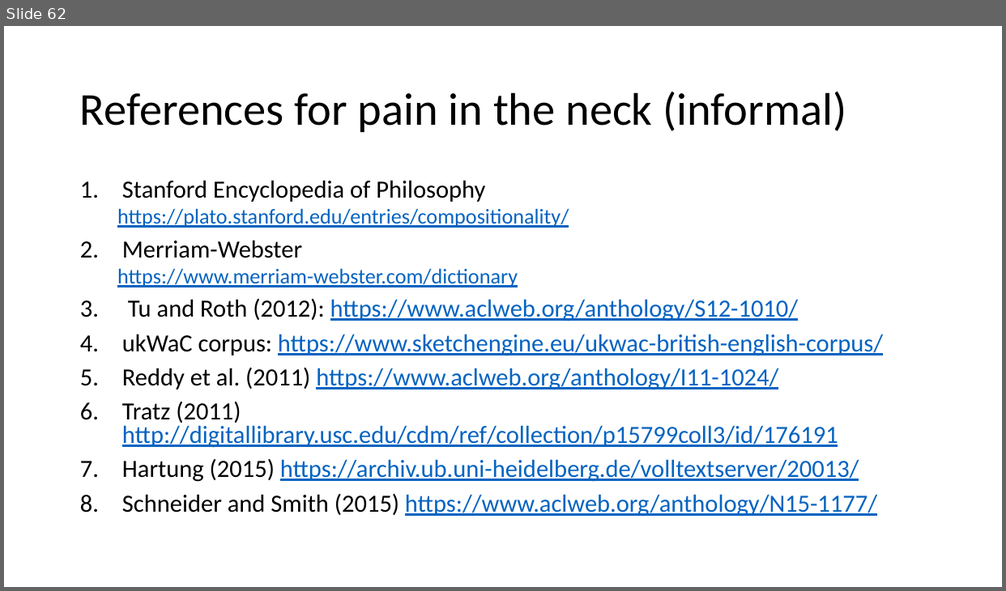
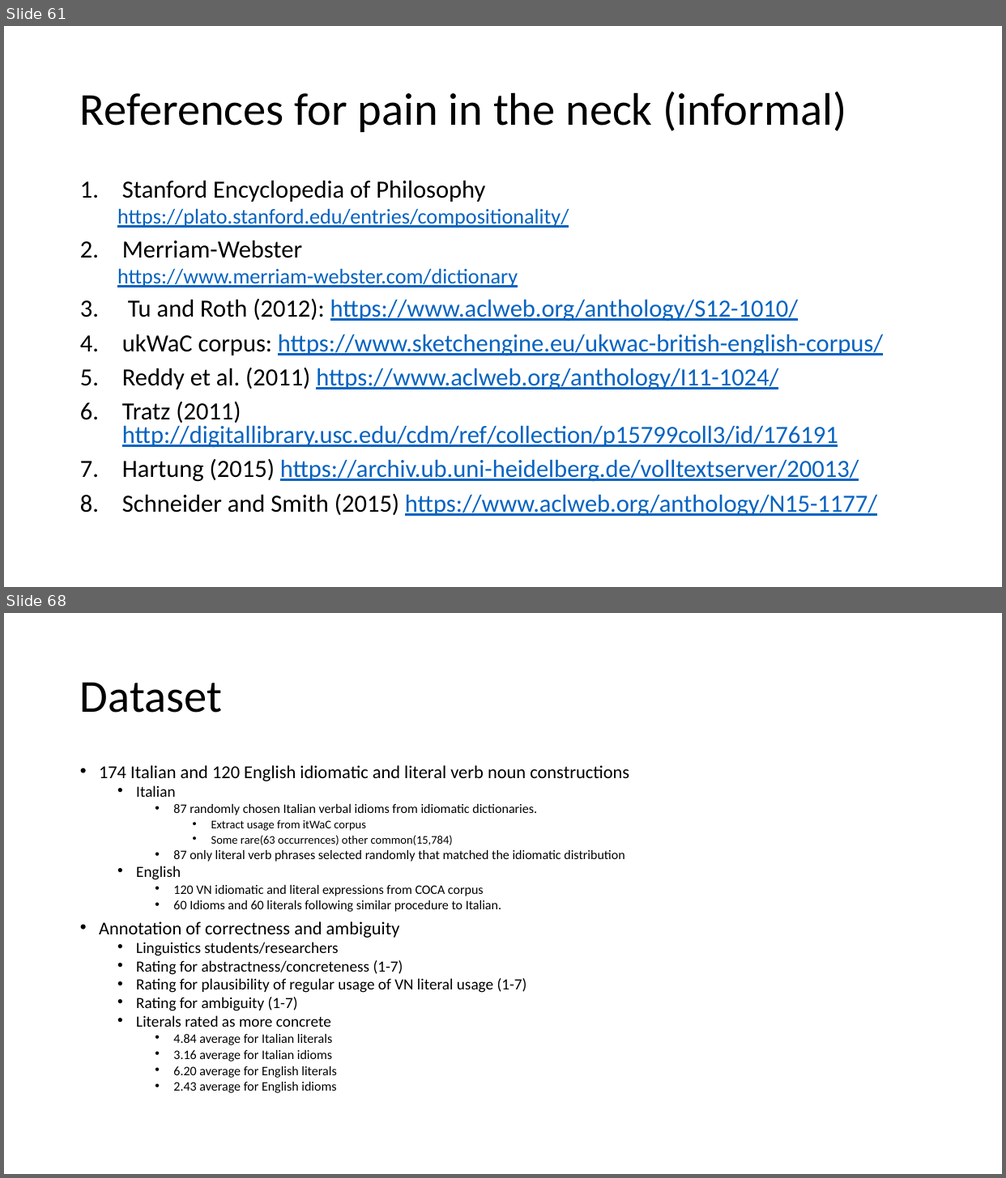
Before and after one commit to spacemanidol/AnalyzingNeuralLanguageModelsGroup1, a slide deck: PaperPresentation02202020.pptx. Shown one above the other, each under a label of ours: slide 62 before the commit, slides 61 and 68 after it; the slides between them are not shown. The pictures are 1006x591 and 1006x1178 pixels, drawn with LibreOffice and Linux fonts; fonts in the diff are those of the drawing. Boxes give left, top, right and bottom in pixels: in the first picture for what was removed or moved away, otherwise in the second. Text is boxed around its words. In the diff, an @@ line names an element or a change of style, - is before the commit and + after.

Commit message:
updates to presentation and annotation tool

```diff
--- a/PaperPresentation02202020.pptx
+++ b/PaperPresentation02202020.pptx
@@ slide 68 added at [4, 613, 1002, 1174], background #FFFFFF @@
@@ title added at [80, 682, 222, 713], 44 pt, text #000000 @@
+Dataset
@@ text added at [99, 765, 629, 1093], 12.5 pt, text #000000 @@
+• 174 Italian and 120 English idiomatic and literal verb noun constructions
+  • Italian
+    • 87 randomly chosen Italian verbal idioms from idiomatic dictionaries.
+      • Extract usage from itWaC corpus
+      • Some rare(63 occurrences) other common(15,784)
+    • 87 only literal verb phrases selected randomly that matched the idiomatic distribution
+  • English
+    • 120 VN idiomatic and literal expressions from COCA corpus
+    • 60 Idioms and 60 literals following similar procedure to Italian.
+• Annotation of correctness and ambiguity
+  • Linguistics students/researchers
+  • Rating for abstractness/concreteness (1-7)
+  • Rating for plausibility of regular usage of VN literal usage (1-7)
+  • Rating for ambiguity (1-7)
+  • Literals rated as more concrete
+    • 4.84 average for Italian literals
+    • 3.16 average for Italian idioms
+    • 6.20 average for English literals
+    • 2.43 average for English idioms
@@ what was slide 62 is now slide 61 @@
```
Also in this commit, not shown: 4 slides changed, 11 other slides added, 5 slides removed, 2 other files.
